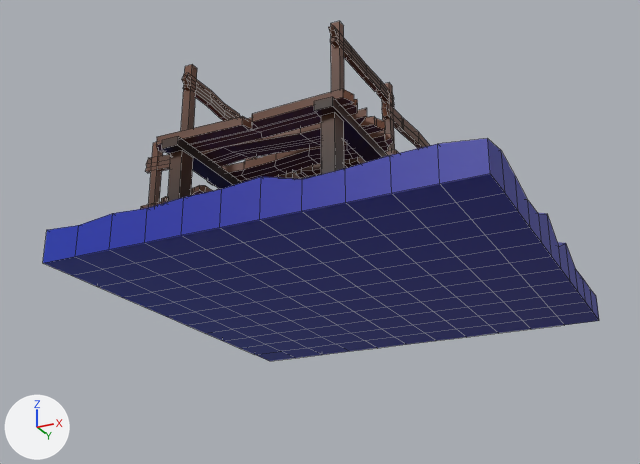
One commit to the FBX model SlidingPuzzle/Assets/Models/BridgeDL.fbx: the scene before it, then after it.
One viewpoint serves both versions: a 50 mm lens placed at (1.71, -3.72, -1.82), pointed at (-0.1, -0.11, -0.19). Every picture has the same lights, and +X, +Y and +Z are marked at lower left. Mesh edges are drawn as thin lines. Where no turn or scale is listed for an object, it has been applied to the vertices.

Names of what the first picture shows: 'BridgeDL'.
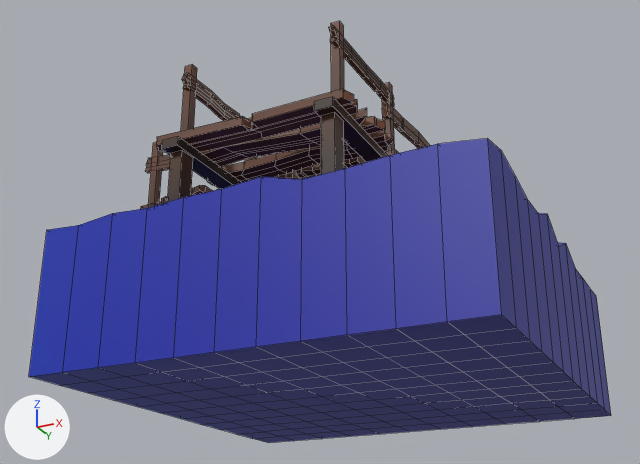
The edits, one by one:
me_cube_030 has 1308 vertices, 1217 faces and spans x -1.0..1.0, y -1.0..1.0, z -0.5..0.36.
me_cube_030 is used by ob_bridgedl; location (0.0, 0.0, 0.0).
me_cube_030 part 1: all 144 vertices in x -1.0..1.0, y -1.0..1.0, z -0.5 are moved by (0.0, 0.0, -0.5).

Changed parts and their boxes [x1, y1, x2, y2] in the pictures (640 x 464 px; the box of a moved part takes in the faces that stretch with it):
'BridgeDL', reshaped (24% taller): before [43, 21, 599, 361]; after [29, 21, 611, 443]
part 1 of me_cube_030, moved or reshaped: before [43, 159, 599, 361]; after [29, 159, 611, 443]
